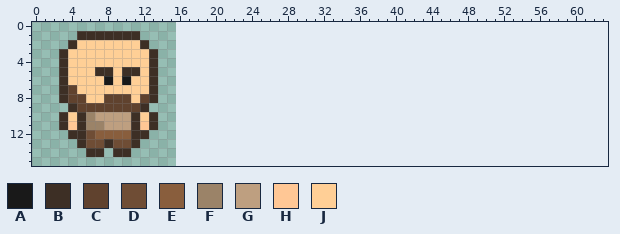
Two states of a pixel-art sprite, images/character.png. Above is the file before it was changed.
The file is 16x16 pixels. Colours within 5 levels of each other are drawn and written as one. The old version is drawn lined up with the new one, on the new canvas.
Palette (. is transparent): A #191919  B #3d2f25  C #60422e  D #6f4d35  E #895e3d  F #9b8368  G #be9f80  H #ffc795  J #ffcf96
Pixels before, first column x 3:
 1 ..BBBBBBB..
 2 .BJJJJJJJB.
 3 BJJJJJJJJJB
 4 BJJJJJJJJJB
 5 BJJJBBJBBJB
 6 BJJJJAJAJJB
 7 BCJJJJJJJJB
 8 BCCJJCCCJCB
 9 .BCCCCCCCB.
10 BJBFGGGGBJB
11 BHBFFGGGBHB
12 .BBDEEEEBB.
13 ..BDDBDDB..
14 ...BB.BB...
The result:
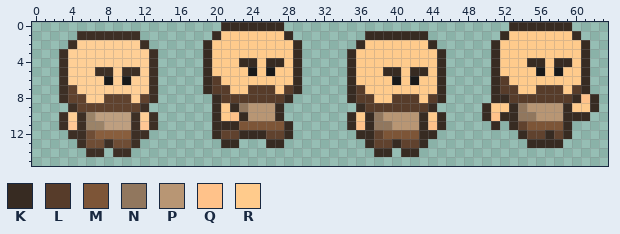
Colours new in this view: K #372b22  L #573c2a  M #7d5537  N #91775e  P #b89674  Q #ffc28a  R #ffcb8c
From the commit log: Implemented some test character movement
Edits made:
canvas 16x16 -> 64x16
Changed rows in their new state; - is an unchanged pixel.
first column x 19:
 0 --KKKKKKK-------------------------KKKKKKK---
 1 -KRRRRRRRK--------KKKKKKK--------KRRRRRRRK--
 2 KRRRRRRRRRK------KRRRRRRRK------KRRRRRRRRRK-
 3 KRRRRRRRRRK-----KRRRRRRRRRK-----KRRRRRRRRRK-
 4 KRRRKKRKKRK-----KRRRRRRRRRK-----KRRRKKRKKRK-
 5 KRRRRARARRK-----KRRRKKRKKRK-----KRRRRARARRK-
 6 KLRRRRRRRRK-----KRRRRARARRK-----KLRRRRRRRRK-
 7 KLLRRLLLRLK-----KLRRRRRRRRK-----KLLRRLLLRLK-
 8 -KLLLLLLLK------KLLRRLLLRLK-----KKLLLLLLLKQK
 9 -KRKNPPPK--------KLLLLLLLK-----KRRKNPPPPKRRK
10 -KRQKPPPK-------KRKNPPPPKRK----KQKKNNPPPKKK-
11 -KKKMMMMMK------KQKNNPPPKQK-----K-KCMMMMK---
12 -KCCKKKCCK-------KKCMMMMKK---------KCCKCK---
13 --KK---KK---------KCCKCCK-----------KKKK----
14 -------------------KK-KK--------------------
Pixel boxes of the changes (left, top, right, bottom) in both pictures:
added: (203, 22, 302, 148)
added: (347, 22, 599, 157)
